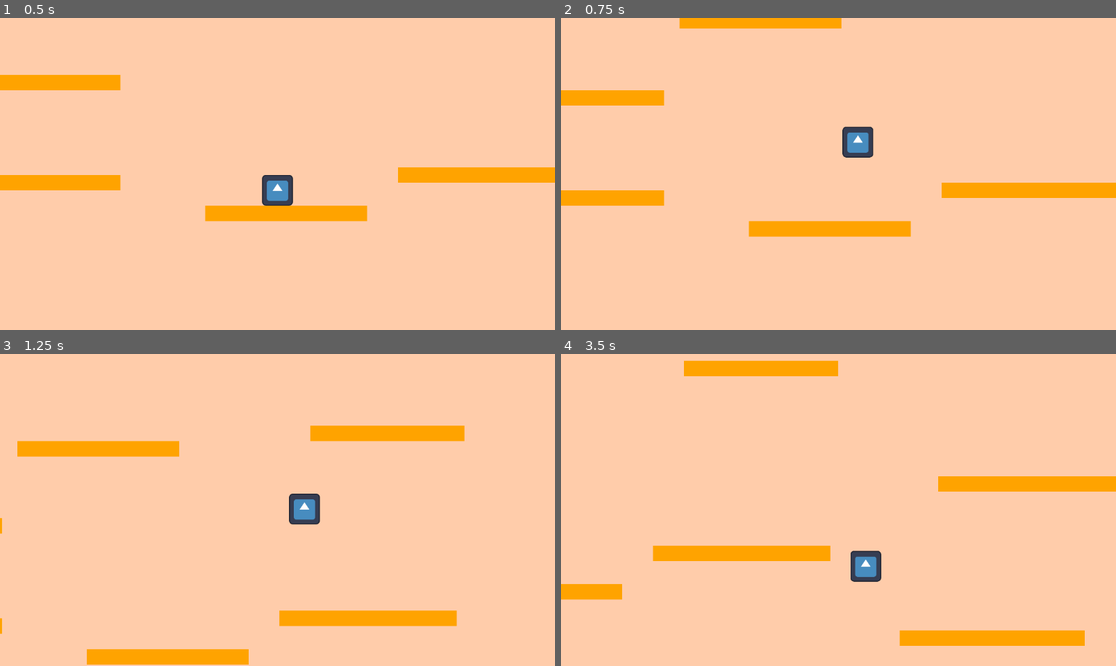
Above: before the commit, frames 1-4 (two rows, left to right).
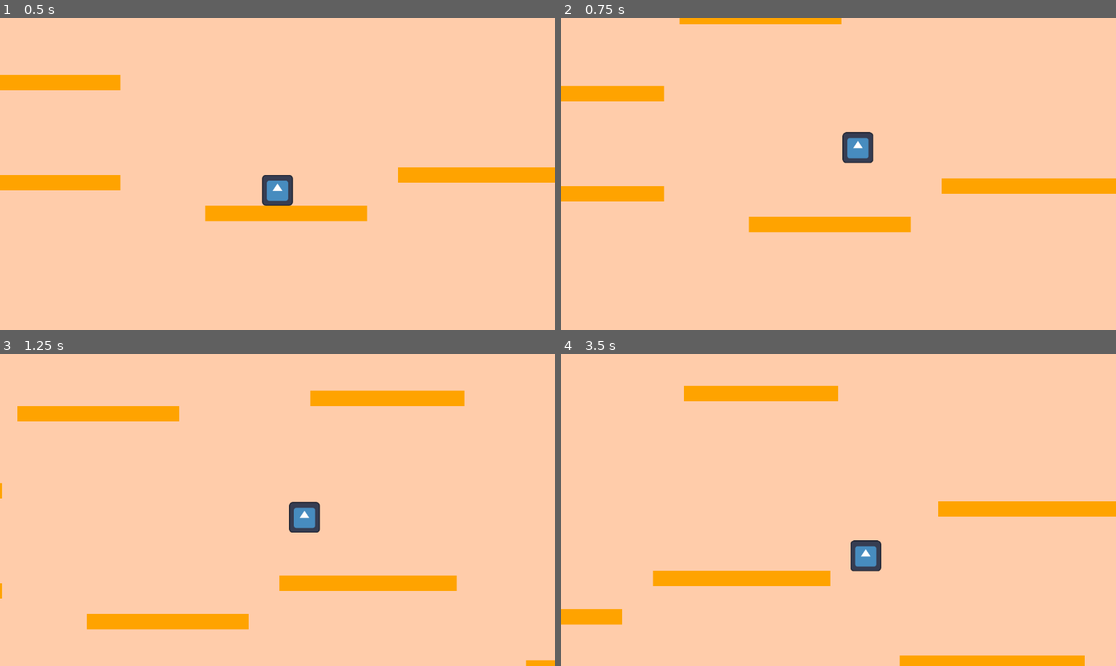
Above: after the commit, the same moments.

Repository: SiwenJadenLong/Co-Sketch
Game: Godot game, scene res://scenes/levels/test_map.tscn
Two runs of this game, one before a commit and one after it. Both use one fixed random seed, a clock stepped at 60 frames per second and the inputs below. The engine's default icon, where the game draws it, is replaced by a stand-in: a white triangle on a blue panel in a dark square.
Inputs:
- Up to frame 1 (0.5 s): no input
- Up to frame 2 (0.75 s): hold Right (ui_right) from 0.53 s (still down); hold Up (ui_up) from 0.53 s (still down)
- Up to frame 3 (1.25 s): keep holding Right (ui_right); keep holding Up (ui_up)
- Up to frame 4 (3.5 s): release Up (ui_up) at 1.28 s; tap Up (ui_up) at 1.35, 1.52, 1.82, 2.85, 3.02, 3.32 s; release Right (ui_right) at 2.03 s; hold Left (ui_left) 2.03-2.78 s; hold Up (ui_up) 2.03-2.78 s; hold Right (ui_right) from 2.78 s (still down)

Frame 1 is identical in both runs. In frame 2, 3.6% of the frame differs, in the area x 0-100%, y 2-71%; in frame 3, 13%; in frame 4, 14%, in the area x 0-100%, y 2-100%.

Commit message:
Jump Speed Cap implemented

Diff:
--- a/scenes/objects/Player1.tscn
+++ b/scenes/objects/Player1.tscn
@@ -8,6 +8,7 @@
 
 [node name="Player1" type="CharacterBody2D"]
 script = ExtResource("1_a0kq5")
+Jumpspeed = 70
 Air_Reistance = 15
 
 [node name="Sprite2D" type="Sprite2D" parent="."]
--- a/scenes/objects/player_1.gd
+++ b/scenes/objects/player_1.gd
@@ -6,7 +6,8 @@
 @onready var jumptimer = $Timer
 
 @export var Jumptime : float = 0.1
-@export var Jumpspeed : int = 80
+@export var Jumpspeed : int = 90
+@export var Jumpspeedcap : int = -500
 @export var Camera_Speed : int = 1
 @export var Gound_Reistance : int = 40
 @export var Air_Reistance : int = 10
@@ -18,10 +19,13 @@
 	else:
 		jumptimer.start(Jumptime)
 		canjump = true
-	print(jumptimer.time_left)
 
 	if Input.is_action_pressed("ui_up") and jumptimer.time_left != 0:
-		velocity.y -= Jumpspeed
+		if velocity.y >= Jumpspeedcap:
+			velocity.y -= Jumpspeed
+		else:
+			velocity.y = Jumpspeedcap
+
 
 	var direction = Input.get_axis("ui_left", "ui_right")
 
